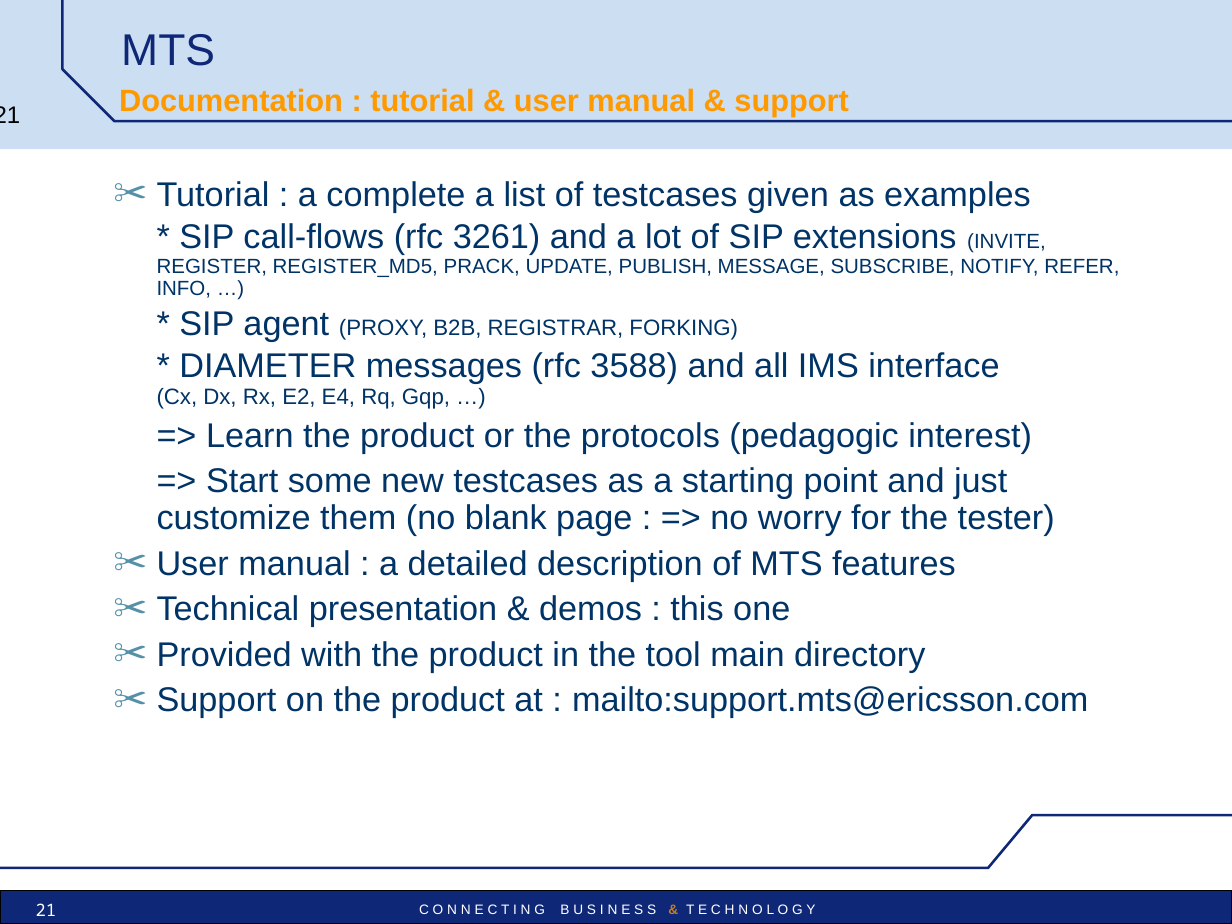
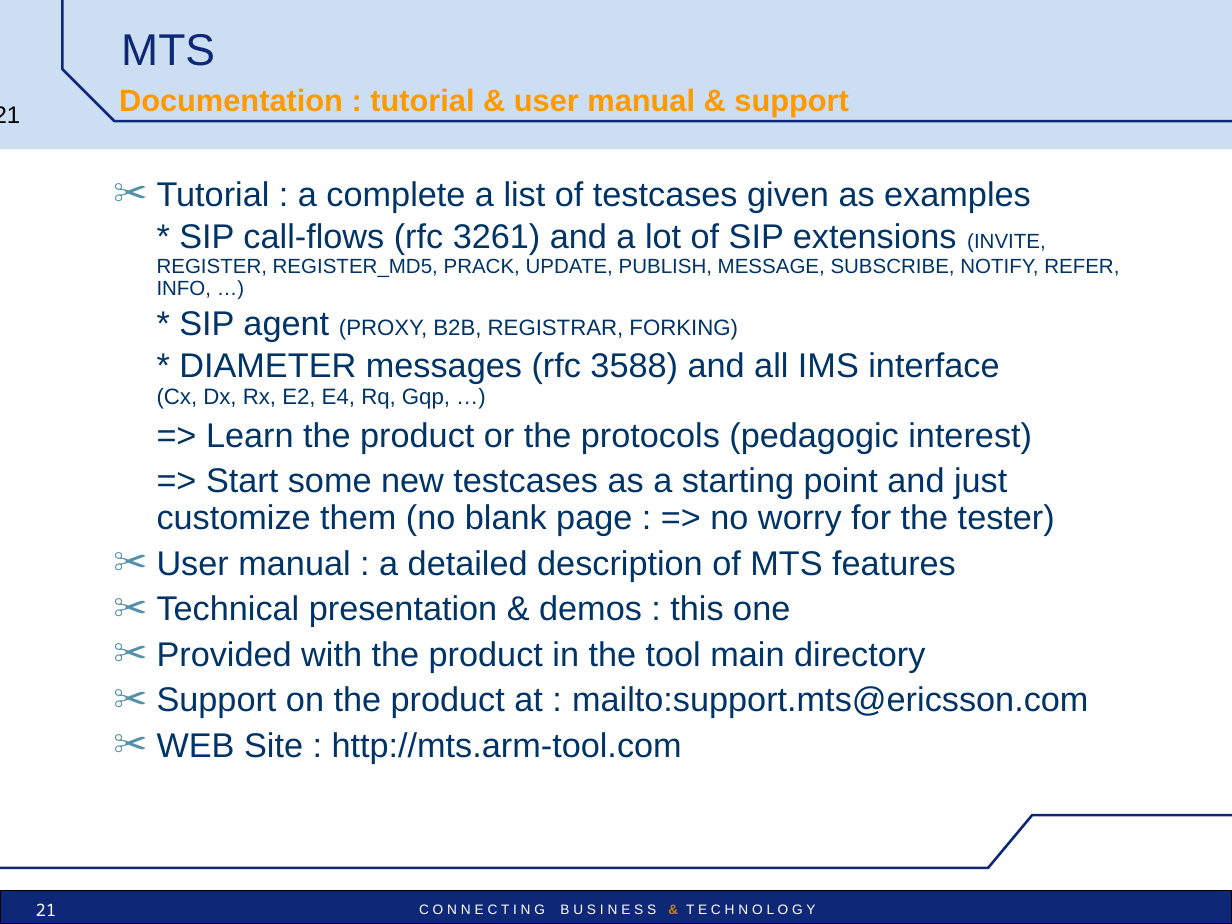
Before and after one commit to uttamhoode9/mts-trunk, a slide deck: slide 21 of mts/src/main/doc/MTS_pres_technical.ppt. Drawn at 1232x924 pixels with LibreOffice and Linux fonts; fonts in the diff are those of the drawing; background and template pictures are left out. Boxes give left, top, right and bottom in pixels: in the first picture for what was removed or moved away, otherwise in the second. Text is boxed around its words. In the diff, an @@ line names an element or a change of style, - is before the commit and + after.

Commit message:
Ajout site WEB

```diff
--- a/mts/src/main/doc/MTS_pres_technical.ppt
+++ b/mts/src/main/doc/MTS_pres_technical.ppt
@@ text at <box>157,732,682,763</box>: paragraph added @@
+✂ WEB Site : http://mts.arm-tool.com
```
Also in this commit, not shown: 2 slides added.
